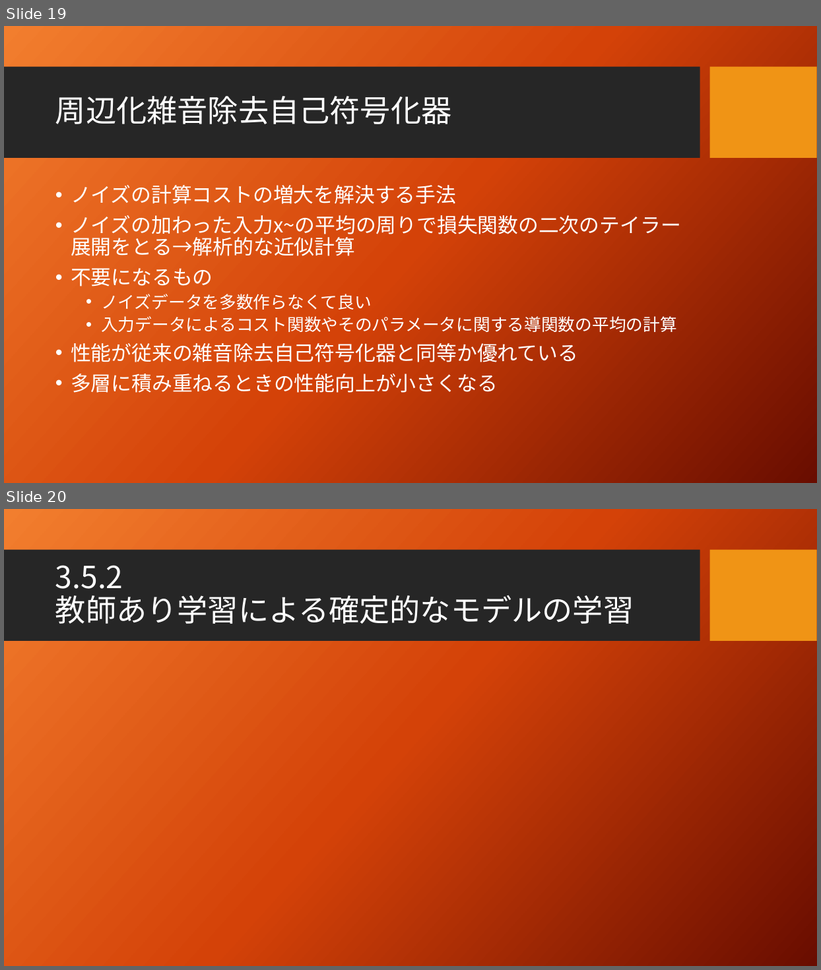
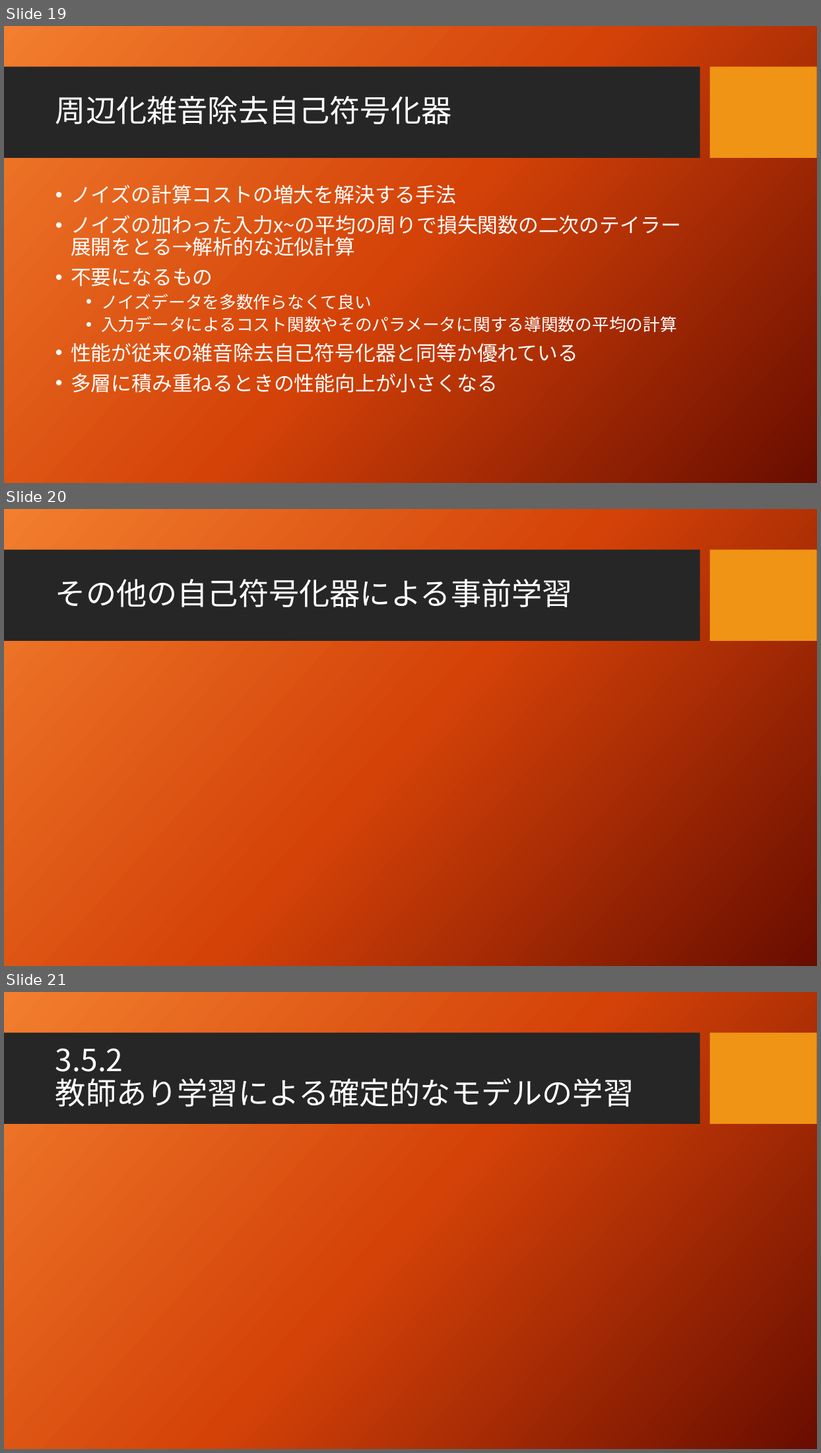
Before and after one commit to seigenji/deep_learning, a slide deck: deep_learning3.4.pptx. Shown one above the other, each under a label of ours: slides 19 and 20 before the commit, slides 19, 20 and 21 after it. The pictures are 821x970 and 821x1453 pixels, drawn with LibreOffice and Linux fonts; fonts in the diff are those of the drawing; background and template pictures are left out. Boxes give left, top, right and bottom in pixels: in the first picture for what was removed or moved away, otherwise in the second. Text is boxed around its words. In the diff, an @@ line names an element or a change of style, - is before the commit and + after.

Commit message:
周辺雑音自己符号化器まで

```diff
--- a/deep_learning3.4.pptx
+++ b/deep_learning3.4.pptx
@@ slide 20 added at (4, 509, 817, 966), background picture (left out); not listed: 2 template elements that a slide beside it also shows @@
@@ title added at (55, 579, 573, 607), 36 pt, text #FFFFFF @@
+その他の自己符号化器による事前学習
@@ what was slide 20 is now slide 21 @@
```
